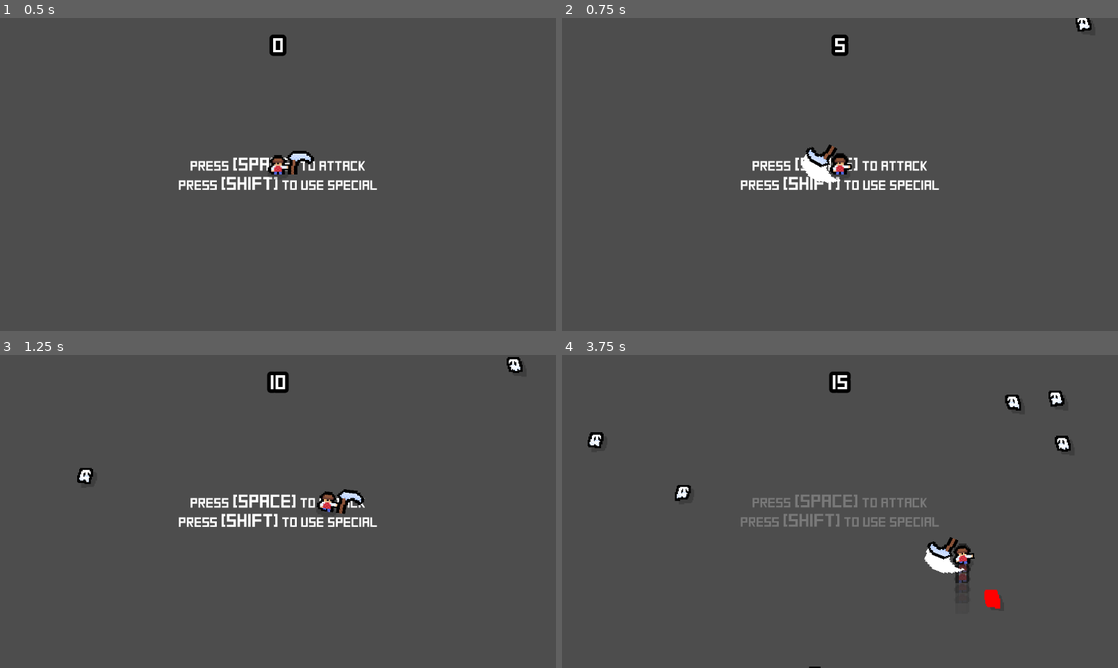
Above: before the commit, frames 1-4 (two rows, left to right).
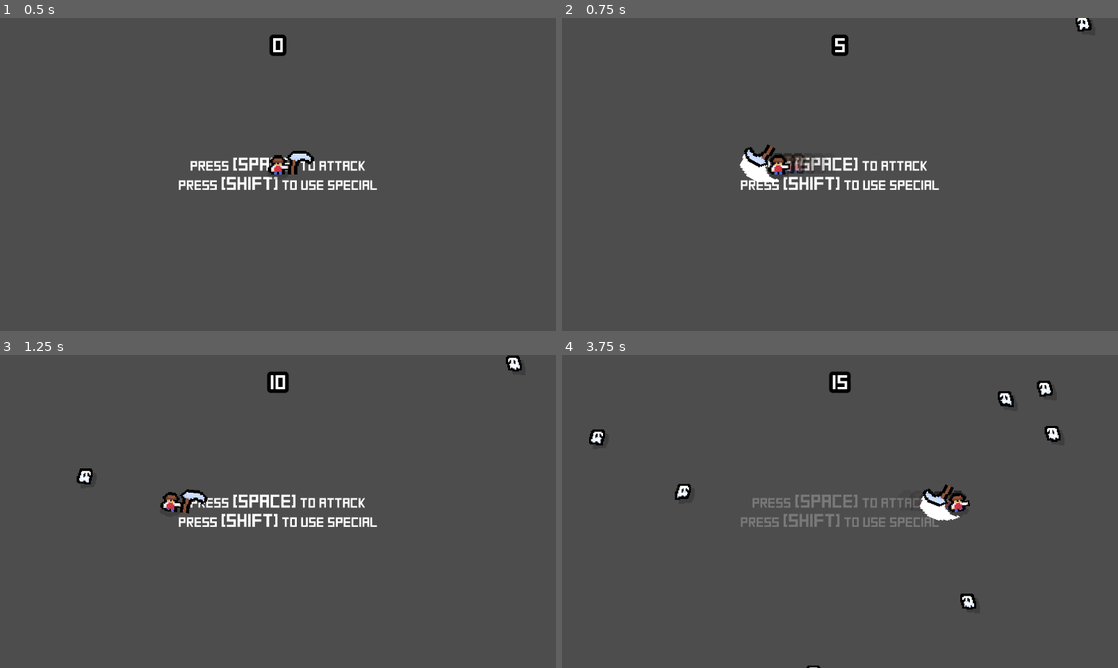
Above: after the commit, the same moments.

Repository: Justingo0/FYWTD_Repo
Game: Godot game, scene res://Scenes/test_world.tscn
Two runs of this game, one before a commit and one after it. Both use one fixed random seed, a clock stepped at 60 frames per second and the inputs below.
Inputs (mouse positions are in pixels of both pictures, inside the frame that each line leads up to):
- Up to frame 1 (0.5 s): no input
- Up to frame 2 (0.75 s): tap B at 0.5 s; move the mouse to (840, 174) at 0.52 s; hold D (MoveRight) from 0.53 s (still down); hold Shift (Special) from 0.53 s (still down); click (840, 174) at 0.67 s
- Up to frame 3 (1.25 s): keep holding D (MoveRight); keep holding Shift (Special)
- Up to frame 4 (3.75 s): tap B every 0.75 s from 1.25 to 3.5 s; move the mouse to (728, 527) at 1.27 s; release D (MoveRight) at 1.28 s; release Shift (Special) at 1.28 s; hold S (MoveDown) 1.28-2.03 s; tap E (Interact) at 1.35 s; click (728, 527) at 1.42 s; tap Shift (Special) at 1.55, 3.05 s; move the mouse to (895, 442) at 2.02 s; hold D (MoveRight) 2.03-2.78 s; hold Shift (Special) 2.03-2.78 s; click (895, 442) at 2.17 s; move the mouse to (812, 574) at 2.77 s; hold W (MoveUp) 2.78-3.53 s; tap ` (Test) at 2.85 s; click (812, 574) at 2.92 s; move the mouse to (1006, 558) at 3.52 s; hold A (MoveLeft) from 3.53 s (still down); hold Shift (Special) from 3.53 s (still down); tap \ (Test2) at 3.6 s; click (1006, 558) at 3.67 s

Frame 1 is identical in both runs. In frame 2, 1.5% of the frame differs, in the area x 31-95%, y 0-53%; in frame 3, 0.9%; in frame 4, 2.6%, in the area x 4-92%, y 8-100%.

Commit message:
Updated Mobile Buttons & Executable

Diff:
--- a/farm-your-way-to-death/Scenes/UI/user_interface.tscn
+++ b/farm-your-way-to-death/Scenes/UI/user_interface.tscn
@@ -4,6 +4,9 @@
 [ext_resource type="FontFile" uid="uid://dn8m7n6ckfnhi" path="res://Assets/Square.ttf" id="2_j6mn1"]
 [ext_resource type="Script" uid="uid://elnl6or0scdk" path="res://Scripts/Objects/high_score.gd" id="3_6q3el"]
 [ext_resource type="Texture2D" uid="uid://xpnqwx2d05b0" path="res://Assets/Objects/Pause.png" id="3_ebjbk"]
+[ext_resource type="Texture2D" uid="uid://vtcxr6hlvux7" path="res://Assets/Objects/Items/Weapons/ScytheFlash.png" id="5_763oc"]
+[ext_resource type="Texture2D" uid="uid://b4d2jo60tl0gw" path="res://Assets/Player/Movement/Move1.png" id="6_3yokl"]
+[ext_resource type="Texture2D" uid="uid://n76nfepqwwn4" path="res://Assets/Objects/PlayerIcon.png" id="7_sdk4s"]
 
 [sub_resource type="LabelSettings" id="LabelSettings_p7o00"]
 font = ExtResource("2_j6mn1")
@@ -87,10 +90,10 @@
 border_width_right = 3
 border_width_bottom = 3
 border_color = Color(1, 1, 1, 0.6)
-corner_radius_top_left = 50
-corner_radius_top_right = 50
-corner_radius_bottom_right = 50
-corner_radius_bottom_left = 50
+corner_radius_top_left = 80
+corner_radius_top_right = 80
+corner_radius_bottom_right = 80
+corner_radius_bottom_left = 80
 
 [sub_resource type="StyleBoxFlat" id="StyleBoxFlat_6q3el"]
 bg_color = Color(0.101960786, 0.101960786, 0.101960786, 0.8784314)
@@ -99,10 +102,10 @@
 border_width_right = 3
 border_width_bottom = 3
 border_color = Color(1, 1, 1, 0.6)
-corner_radius_top_left = 50
-corner_radius_top_right = 50
-corner_radius_bottom_right = 50
-corner_radius_bottom_left = 50
+corner_radius_top_left = 80
+corner_radius_top_right = 80
+corner_radius_bottom_right = 80
+corner_radius_bottom_left = 80
 
 [node name="MainUI" type="Control" unique_id=1902220309]
 layout_mode = 3
@@ -258,6 +261,7 @@
 offset_bottom = 40.0
 
 [node name="VirtualJoystick" type="VirtualJoystick" parent="MobileControls" unique_id=140747471]
+visible = false
 layout_mode = 1
 anchors_preset = 2
 anchor_top = 1.0
@@ -270,7 +274,7 @@
 joystick_mode = 1
 joystick_size = 180.0
 tip_size = 90.0
-deadzone_ratio = 0.5
+deadzone_ratio = 0.4
 action_left = &"MoveLeft"
 action_right = &"MoveRight"
 action_up = &"MoveUp"
@@ -296,7 +300,92 @@
 theme_override_styles/disabled = SubResource("StyleBoxFlat_p7o00")
 theme_override_styles/focus = SubResource("StyleBoxFlat_p7o00")
 
+[node name="TextureRect" type="TextureRect" parent="MobileControls/AttackButton" unique_id=583064318]
+clip_children = 2
+texture_filter = 1
+clip_contents = true
+layout_mode = 1
+anchors_preset = 15
+anchor_right = 1.0
+anchor_bottom = 1.0
+offset_left = 22.137695
+offset_top = 22.137695
+offset_right = -22.137695
+offset_bottom = -22.137695
+grow_horizontal = 2
+grow_vertical = 2
+rotation = 0.7546488
+pivot_offset_ratio = Vector2(0.5, 0.5)
+texture = ExtResource("5_763oc")
+
+[node name="ColorRect" type="ColorRect" parent="MobileControls/AttackButton/TextureRect" unique_id=1221071357]
+layout_mode = 1
+anchors_preset = 15
+anchor_right = 1.0
+anchor_bottom = 1.0
+grow_horizontal = 2
+grow_vertical = 2
+mouse_filter = 2
+
+[node name="TextureRect2" type="TextureRect" parent="MobileControls/AttackButton" unique_id=191926380]
+self_modulate = Color(1, 1, 1, 0.3647059)
+clip_children = 2
+texture_filter = 1
+clip_contents = true
+layout_mode = 1
+anchors_preset = 15
+anchor_right = 1.0
+anchor_bottom = 1.0
+offset_left = 22.137695
+offset_top = 22.137695
+offset_right = -22.137695
+offset_bottom = -22.137695
+grow_horizontal = 2
+grow_vertical = 2
+rotation = 0.20565476
+pivot_offset_ratio = Vector2(0.5, 0.5)
+texture = ExtResource("5_763oc")
+
+[node name="ColorRect" type="ColorRect" parent="MobileControls/AttackButton/TextureRect2" unique_id=299120250]
+layout_mode = 1
+anchors_preset = 15
+anchor_right = 1.0
+anchor_bottom = 1.0
+grow_horizontal = 2
+grow_vertical = 2
+mouse_filter = 2
+
+[node name="TextureRect3" type="TextureRect" parent="MobileControls/AttackButton" unique_id=566495930]
+self_modulate = Color(1, 1, 1, 0.10980392)
+clip_children = 2
+texture_filter = 1
+clip_contents = true
+layout_mode = 1
+anchors_preset = 15
+anchor_right = 1.0
+anchor_bottom = 1.0
+offset_left = 22.137695
+offset_top = 22.137695
+offset_right = -22.137695
+offset_bottom = -22.137695
+grow_horizontal = 2
+grow_vertical = 2
+rotation = -0.513218
+pivot_offset_ratio = Vector2(0.5, 0.5)
+mouse_filter = 2
+texture = ExtResource("5_763oc")
+
+[node name="ColorRect" type="ColorRect" parent="MobileControls/AttackButton/TextureRect3" unique_id=1711691441]
+layout_mode = 1
+anchors_preset = 15
+anchor_right = 1.0
+anchor_bottom = 1.0
+grow_horizontal = 2
+grow_vertical = 2
+mouse_filter = 2
+
 [node name="SpecialButton" type="Button" parent="MobileControls" unique_id=1442483075]
+clip_contents = true
 layout_mode = 1
 anchors_preset = 3
 anchor_left = 1.0
@@ -316,6 +405,121 @@
 theme_override_styles/disabled = SubResource("StyleBoxFlat_p7o00")
 theme_override_styles/focus = SubResource("StyleBoxFlat_p7o00")
 
+[node name="TextureRect3" type="TextureRect" parent="MobileControls/SpecialButton" unique_id=2128876902]
+self_modulate = Color(1, 1, 1, 0.21960784)
+clip_children = 2
+texture_filter = 1
+clip_contents = true
+layout_mode = 1
+anchors_preset = 15
+anchor_right = 1.0
+anchor_bottom = 1.0
+offset_left = 3.61454
+offset_top = 58.4872
+offset_right = -78.38546
+offset_bottom = -23.512802
+grow_horizontal = 2
+grow_vertical = 2
+rotation = 0.17453292
+pivot_offset_ratio = Vector2(0.5, 0.5)
+texture = ExtResource("6_3yokl")
+stretch_mode = 5
+flip_h = true
+
+[node name="ColorRect" type="ColorRect" parent="MobileControls/SpecialButton/TextureRect3" unique_id=1452826354]
+layout_mode = 1
+anchors_preset = 15
+anchor_right = 1.0
+anchor_bottom = 1.0
+grow_horizontal = 2
+grow_vertical = 2
+mouse_filter = 2
+
+[node name="TextureRect2" type="TextureRect" parent="MobileControls/SpecialButton" unique_id=1355219627]
+self_modulate = Color(1, 1, 1, 0.5058824)
+clip_children = 2
+texture_filter = 1
+clip_contents = true
+layout_mode = 1
+anchors_preset = 15
+anchor_right = 1.0
+anchor_bottom = 1.0
+offset_left = 11.614563
+offset_top = 53.487183
+offset_right = -70.38544
+offset_bottom = -28.512817
+grow_horizontal = 2
+grow_vertical = 2
+rotation = 0.17453292
+pivot_offset_ratio = Vector2(0.5, 0.5)
+texture = ExtResource("6_3yokl")
+stretch_mode = 5
+flip_h = true
+
+[node name="ColorRect" type="ColorRect" parent="MobileControls/SpecialButton/TextureRect2" unique_id=1272655308]
+layout_mode = 1
+anchors_preset = 15
+anchor_right = 1.0
+anchor_bottom = 1.0
+grow_horizontal = 2
+grow_vertical = 2
+mouse_filter = 2
+
+[node name="TextureRect" type="TextureRect" parent="MobileControls/SpecialButton" unique_id=2001025285]
+clip_children = 2
+texture_filter = 1
+clip_contents = true
+layout_mode = 1
+anchors_preset = 15
+anchor_right = 1.0
+anchor_bottom = 1.0
+offset_left = 17.614563
+offset_top = 37.487183
+offset_right = -44.385437
+offset_bottom = -24.512817
+grow_horizontal = 2
+grow_vertical = 2
+rotation = 0.17453292
+pivot_offset_ratio = Vector2(0.5, 0.5)
+texture = ExtResource("7_sdk4s")
+stretch_mode = 5
+
+[node name="ColorRect" type="ColorRect" parent="MobileControls/SpecialButton/TextureRect" unique_id=932000215]
+layout_mode = 1
+anchors_preset = 15
+anchor_right = 1.0
+anchor_bottom = 1.0
+grow_horizontal = 2
+grow_vertical = 2
+mouse_filter = 2
+
+[node name="TextureRect5" type="TextureRect" parent="MobileControls/SpecialButton" unique_id=1092743770]
+clip_children = 2
+texture_filter = 1
+clip_contents = true
+layout_mode = 1
+anchors_preset = 15
+anchor_right = 1.0
+anchor_bottom = 1.0
+offset_left = 40.0
+offset_top = 25.684729
+offset_right = -15.870361
+offset_bottom = -30.18563
+grow_horizontal = 2
+grow_vertical = 2
+rotation = 0.17453292
+pivot_offset_ratio = Vector2(0.5, 0.5)
+texture = ExtResource("5_763oc")
+
+[node name="ColorRect" type="ColorRect" parent="MobileControls/SpecialButton/TextureRect5" unique_id=2006732287]
+layout_mode = 1
+anchors_preset = 15
+anchor_right = 1.0
+anchor_bottom = 1.0
+grow_horizontal = 2
+grow_vertical = 2
+mouse_filter = 2
+
 [connection signal="timeout" from="Score/ScoreIncrement" to="." method="_on_score_increment_timeout"]
 [connection signal="timeout" from="Score/ComboBreakTime" to="." method="_on_combo_break_time_timeout"]
 [connection signal="button_down" from="MobileControls/AttackButton" to="." method="_on_attack_button_button_down"]
--- a/farm-your-way-to-death/Scripts/Player/player_script.gd
+++ b/farm-your-way-to-death/Scripts/Player/player_script.gd
@@ -24,7 +24,7 @@
 
 @export var speed:int = 70
 @export var acceleration:int = 60
-@export var last_velocity:Vector2 = Vector2.ZERO
+@export var last_velocity:Vector2 = Vector2.LEFT
 
 @export var max_health:int = 100
 @export var health:int = 100:
@@ -124,7 +124,7 @@
 	var target_velocity:Vector2 = input_axis * target_speed
 	velocity = Vector2(move_toward(velocity.x, target_velocity.x, target_accel * delta), move_toward(velocity.y, target_velocity.y, target_accel * delta))
 
-	if input_axis != Vector2.ZERO:
+	if abs(input_axis) > Vector2(0.6,0.6):
 		last_velocity = input_axis
 
 	if velocity.x > 0:
--- /dev/null
+++ b/farm-your-way-to-death/index.manifest.json
@@ -0,0 +1 @@
+{"background_color":"#000000","display":"fullscreen","icons":[{"sizes":"144x144","src":"index.144x144.png","type":"image/png"},{"sizes":"180x180","src":"index.180x180.png","type":"image/png"},{"sizes":"512x512","src":"index.512x512.png","type":"image/png"}],"name":"Farm Your Way To Death","orientation":"landscape","start_url":"./index.html"}
Binary file added: farm-your-way-to-death/Assets/Objects/PlayerIcon.png
Not shown, added: farm-your-way-to-death/Assets/Objects/PlayerIcon.png.import
Not shown, changed: farm-your-way-to-death/export_presets.cfg
Binary file added: farm-your-way-to-death/index.144x144.png
Not shown, added: farm-your-way-to-death/index.144x144.png.import
Binary file added: farm-your-way-to-death/index.180x180.png
Not shown, added: farm-your-way-to-death/index.180x180.png.import
Binary file added: farm-your-way-to-death/index.512x512.png
Not shown, added: farm-your-way-to-death/index.512x512.png.import
Not shown, changed: farm-your-way-to-death.zip
Not shown, added: farm-your-way-to-death/index.offline.html
Not shown, changed: farm-your-way-to-death/index.pck
(and 1 more such lines)
